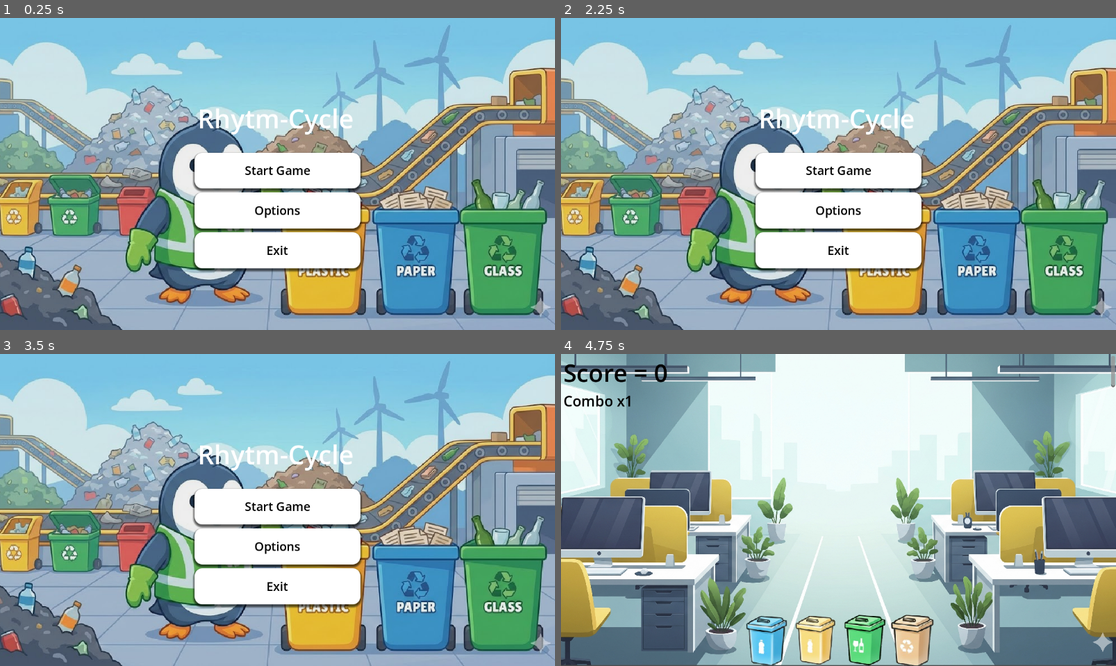
Above: before the commit, frames 1-4 (two rows, left to right).
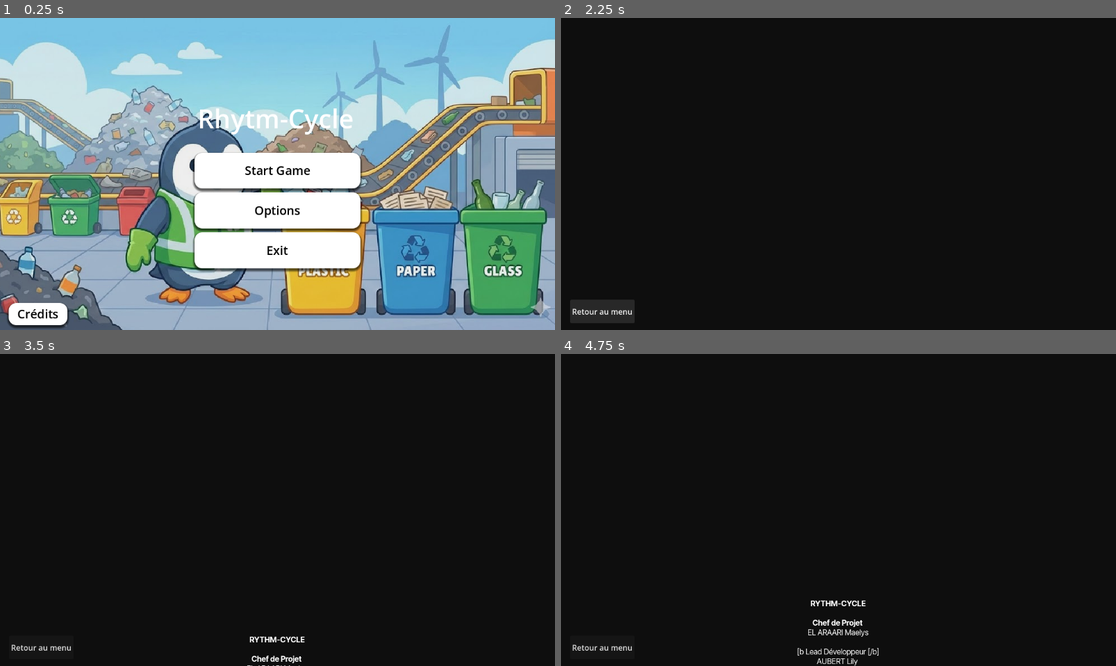
Above: after the commit, the same moments.

Repository: PingBeat/Rhythm-Cycle
Game: Godot game, scene res://UI/main_menu.tscn
Two runs of this game, one before a commit and one after it. Both use one fixed random seed, a clock stepped at 60 frames per second and the inputs below. Sound files missing from this copy of the repository are replaced by a short silence.
Inputs (mouse positions are in pixels of both pictures, inside the frame that each line leads up to):
- Up to frame 1 (0.25 s): no input
- Up to frame 2 (2.25 s): click "Options" at 0.5 s; click "Retour" at 1.25 s; click (599, 314) at 2 s, where only the run after the commit has a clickable "Crédits"
- Up to frame 3 (3.5 s): click (38, 647) at 2.75 s, where only the run after the commit has a clickable "Retour au menu"
- Up to frame 4 (4.75 s): click (838, 506) at 3.5 s, where only the run before the commit has a clickable "Start Game"; click (716, 563) at 4.25 s, where only the run before the commit has a clickable "1"

The runs differ from the first frame. In frame 1, 0.9% of the frame differs, in the area x 1-13%, y 91-100%; in frame 2, 100%, in the area x 0-100%, y 0-100%; in frame 3, 100%; in frame 4, 100%.

Commit message:
Création de la scène des crédits défilants

Diff:
--- /dev/null
+++ b/UI/CreditsMenu.tscn
@@ -0,0 +1,80 @@
+[gd_scene format=3 uid="uid://bqunyxnjtfghu"]
+
+[ext_resource type="Script" uid="uid://cep3pr4x2ipt8" path="res://UI/credits.gd" id="1_s6k4m"]
+[ext_resource type="FontFile" uid="uid://ctcalt54s23bx" path="res://Assets/Texte/Inter_Tight/InterTight-VariableFont_wght.ttf" id="2_6m0of"]
+[ext_resource type="FontFile" uid="uid://dcendgwfv6ixn" path="res://Assets/Texte/Inter_Tight/static/InterTight-Bold.ttf" id="3_57x34"]
+[ext_resource type="FontFile" uid="uid://dqeimael15oud" path="res://Assets/Texte/Inter_Tight/static/InterTight-BoldItalic.ttf" id="4_ur1mf"]
+[ext_resource type="FontFile" uid="uid://0yctpiywev26" path="res://Assets/Texte/Inter_Tight/static/InterTight-Italic.ttf" id="5_tiksb"]
+
+[node name="CreditsMenu" type="Control" unique_id=738081503]
+layout_mode = 3
+anchors_preset = 15
+anchor_right = 1.0
+anchor_bottom = 1.0
+grow_horizontal = 2
+grow_vertical = 2
+script = ExtResource("1_s6k4m")
+
+[node name="Fond" type="ColorRect" parent="." unique_id=72270080]
+layout_mode = 1
+anchors_preset = 15
+anchor_right = 1.0
+anchor_bottom = 1.0
+grow_horizontal = 2
+grow_vertical = 2
+color = Color(0.056291588, 0.056291603, 0.056291595, 1)
+
+[node name="BoutonRetour" type="Button" parent="." unique_id=2144844025]
+layout_mode = 0
+offset_left = 19.0
+offset_top = 585.0
+offset_right = 153.0
+offset_bottom = 634.0
+text = "Retour au menu"
+
+[node name="RichTextLabel" type="RichTextLabel" parent="." unique_id=855414684]
+layout_mode = 1
+anchors_preset = 15
+anchor_right = 1.0
+anchor_bottom = 1.0
+grow_horizontal = 2
+grow_vertical = 2
+theme_override_fonts/normal_font = ExtResource("2_6m0of")
+theme_override_fonts/bold_font = ExtResource("3_57x34")
+theme_override_fonts/bold_italics_font = ExtResource("4_ur1mf")
+theme_override_fonts/italics_font = ExtResource("5_tiksb")
+theme_override_fonts/mono_font = ExtResource("2_6m0of")
+bbcode_enabled = true
+text = "[center]
+[b]RYTHM-CYCLE[/b]
+
+[b]Chef de Projet [/b]
+EL ARAARI Maelys
+
+[b Lead Développeur [/b]
+AUBERT Lily
+
+[b] Développeurs [/b]
+HAMMOUDA Rayane
+FERCHICHE Jalil-Eddine
+
+[b] Testeurs & Utilisateurs [/b]
+EL ARAARI Maelys
+RICARD Noah
+
+[b] Compositeurs [/b]
+RICARD Noah
+
+[b] Musiques [/b]
+Musique crée par RICARD Noah
+....
+....
+
+[b] Assets Graphiques [/b]
+Police d'écriture : [Nom de la police]
+...
+
+[/center]"
+scroll_active = false
+
+[connection signal="pressed" from="BoutonRetour" to="." method="_on_bouton_retour_pressed"]
--- /dev/null
+++ b/UI/credits.gd
@@ -0,0 +1,14 @@
+extends Control
+
+@export var vitesse_defilement: float = 60.0 # Tu pourras modifier la vitesse dans l'inspecteur
+
+@onready var texte_credits: RichTextLabel = $RichTextLabel
+
+func _ready():
+	texte_credits.position.y = get_viewport_rect().size.y
+
+func _process(delta: float):
+	texte_credits.position.y -= vitesse_defilement * delta
+
+func _on_bouton_retour_pressed():
+	get_tree().change_scene_to_file("res://UI/main_menu.tscn")
--- a/UI/main_menu.gd
+++ b/UI/main_menu.gd
@@ -19,7 +19,9 @@
 	get_tree().change_scene_to_file("res://UI/menu_settings.tscn")
 
 
+func _on_exit_pressed() -> void:
+	get_tree().quit()
 
 
-func _on_exit_pressed() -> void:
-	get_tree().quit()
+func _on_credits_pressed() -> void:
+	get_tree().change_scene_to_file("res://UI/CreditsMenu.tscn")
--- a/UI/main_menu.tscn
+++ b/UI/main_menu.tscn
@@ -40,7 +40,7 @@
 
 [sub_resource type="StyleBoxEmpty" id="StyleBoxEmpty_06t4h"]
 
-[node name="MainMenu" type="Control"]
+[node name="MainMenu" type="Control" unique_id=1377898497]
 layout_mode = 3
 anchors_preset = 15
 anchor_right = 1.0
@@ -49,7 +49,7 @@
 grow_vertical = 2
 script = ExtResource("1_7vrkn")
 
-[node name="TextureRect" type="TextureRect" parent="."]
+[node name="TextureRect" type="TextureRect" parent="." unique_id=1553686619]
 modulate = Color(1, 1, 1, 0.9019608)
 layout_mode = 1
 anchors_preset = 15
@@ -60,7 +60,7 @@
 texture = ExtResource("2_p3jrs")
 stretch_mode = 6
 
-[node name="VBoxContainer" type="VBoxContainer" parent="."]
+[node name="VBoxContainer" type="VBoxContainer" parent="." unique_id=613549933]
 layout_mode = 1
 anchors_preset = 8
 anchor_left = 0.5
@@ -75,7 +75,7 @@
 grow_vertical = 2
 theme_override_constants/separation = 8
 
-[node name="Button" type="Button" parent="VBoxContainer"]
+[node name="Button" type="Button" parent="VBoxContainer" unique_id=1117781958]
 layout_mode = 2
 size_flags_vertical = 3
 theme_override_colors/font_color = Color(0, 0, 0, 1)
@@ -92,7 +92,7 @@
 theme_override_styles/focus = SubResource("StyleBoxEmpty_06t4h")
 text = "Start Game"
 
-[node name="Button2" type="Button" parent="VBoxContainer"]
+[node name="Button2" type="Button" parent="VBoxContainer" unique_id=1091192596]
 layout_mode = 2
 size_flags_vertical = 3
 theme_override_colors/font_color = Color(0, 0, 0, 1)
@@ -108,7 +108,7 @@
 theme_override_styles/focus = SubResource("StyleBoxEmpty_06t4h")
 text = "Options"
 
-[node name="Button3" type="Button" parent="VBoxContainer"]
+[node name="Button3" type="Button" parent="VBoxContainer" unique_id=1187018626]
 layout_mode = 2
 size_flags_vertical = 3
 theme_override_colors/font_color = Color(0, 0, 0, 1)
@@ -124,7 +124,7 @@
 theme_override_styles/focus = SubResource("StyleBoxEmpty_06t4h")
 text = "Exit"
 
-[node name="Label" type="Label" parent="."]
+[node name="Label" type="Label" parent="." unique_id=260524797]
 layout_mode = 1
 anchors_preset = 8
 anchor_left = 0.5
@@ -142,6 +142,28 @@
 horizontal_alignment = 1
 vertical_alignment = 1
 
+[node name="credits" type="Button" parent="." unique_id=540332464]
+layout_mode = 0
+offset_left = 18.0
+offset_top = 592.0
+offset_right = 140.0
+offset_bottom = 638.0
+size_flags_vertical = 3
+theme_override_colors/font_color = Color(0, 0, 0, 1)
+theme_override_colors/font_focus_color = Color(0, 0, 0, 1)
+theme_override_colors/font_pressed_color = Color(0, 0, 0, 1)
+theme_override_colors/font_hover_color = Color(0.32915676, 0.32915896, 0.32915923, 1)
+theme_override_colors/font_hover_pressed_color = Color(0, 0, 0, 1)
+theme_override_colors/font_disabled_color = Color(0, 0, 0, 1)
+theme_override_font_sizes/font_size = 25
+theme_override_styles/normal = SubResource("StyleBoxFlat_rhts7")
+theme_override_styles/pressed = SubResource("StyleBoxFlat_06t4h")
+theme_override_styles/hover = SubResource("StyleBoxFlat_7vrkn")
+theme_override_styles/disabled = SubResource("StyleBoxFlat_fu7sn")
+theme_override_styles/focus = SubResource("StyleBoxEmpty_06t4h")
+text = "Crédits"
+
 [connection signal="pressed" from="VBoxContainer/Button" to="." method="_on_start_pressed"]
 [connection signal="pressed" from="VBoxContainer/Button2" to="." method="_on_options_pressed"]
 [connection signal="pressed" from="VBoxContainer/Button3" to="." method="_on_exit_pressed"]
+[connection signal="pressed" from="credits" to="." method="_on_credits_pressed"]
--- a/project.godot
+++ b/project.godot
@@ -8,11 +8,15 @@
 
 config_version=5
 
+[animation]
+
+compatibility/default_parent_skeleton_in_mesh_instance_3d=true
+
 [application]
 
 config/name="test rythme"
 run/main_scene="uid://ch0lyvm3qrq0m"
-config/features=PackedStringArray("4.5", "Forward Plus")
+config/features=PackedStringArray("4.6", "Forward Plus")
 config/icon="res://Assets/Images/icon.svg"
 
 [autoload]
Binary file added: Assets/Texte/Inter_Tight/InterTight-Italic-VariableFont_wght.ttf
Not shown, added: Assets/Texte/Inter_Tight/InterTight-Italic-VariableFont_wght.ttf.import
Binary file added: Assets/Texte/Inter_Tight/InterTight-VariableFont_wght.ttf
Not shown, added: Assets/Texte/Inter_Tight/InterTight-VariableFont_wght.ttf.import
Not shown, added: Assets/Texte/Inter_Tight/OFL.txt
Not shown, added: Assets/Texte/Inter_Tight/README.txt
Binary file added: Assets/Texte/Inter_Tight/static/InterTight-Black.ttf
Not shown, added: Assets/Texte/Inter_Tight/static/InterTight-Black.ttf.import
Binary file added: Assets/Texte/Inter_Tight/static/InterTight-BlackItalic.ttf
Not shown, added: Assets/Texte/Inter_Tight/static/InterTight-BlackItalic.ttf.import
Binary file added: Assets/Texte/Inter_Tight/static/InterTight-Bold.ttf
Not shown, added: Assets/Texte/Inter_Tight/static/InterTight-Bold.ttf.import
(and 32 more such lines)
